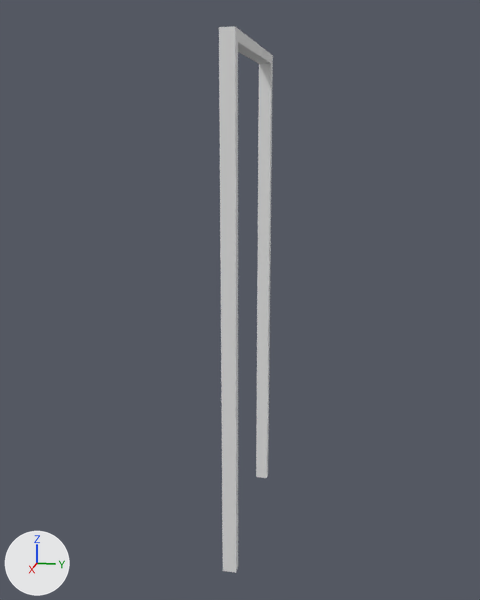
One commit to the FBX model Assets/Model/Doorsmall.fbx: the scene before it, then after it.
Camera for both pictures: a camera (50 mm lens) standing at (-16.3, 1.85, 1.66) and looking at (-18.93, 1.32, 1.0). Every picture has the same lights, and +X, +Y and +Z are marked at lower left. Where no turn or scale is listed for an object, it has been applied to the vertices.

In view in the first picture: 'Doorframe'.
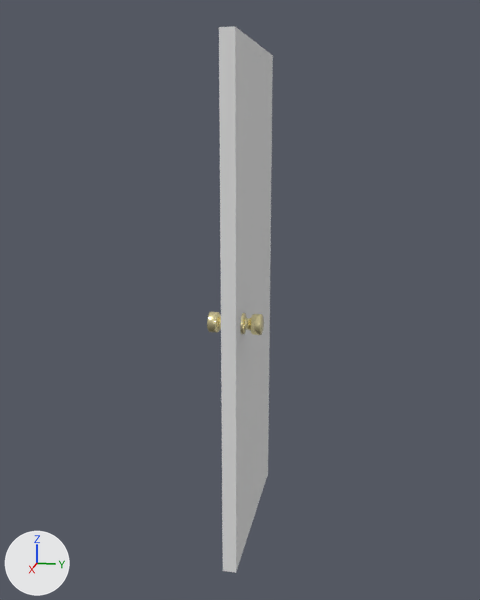
Commit message: DoorTest Round 3

Pixel boxes [x1, y1, x2, y2] of what changed, in the pictures (480 x 600 px):
'Door', added: after [238, 42, 271, 565]
'Handle', added (beige): after [207, 312, 264, 335]

The change, as a diff of the scene's bpy script:
```diff
--- a/Assets/Model/Doorsmall.fbx.py
+++ b/Assets/Model/Doorsmall.fbx.py
@@ mat_handle @@
+mat_handle = principled_material('Handle')
+mat_handle.base_color = (1.0, 0.894, 0.5)  # beige #fff3bc
+mat_handle.metallic = 1.0
+mat_handle.roughness = 0.265
@@ mat_door @@
+mat_door = principled_material('Door')
+mat_door.base_color = (0.8, 0.8, 0.8)  # white #e7e7e7
+mat_door.roughness = 0.6
@@ me_cube_060 @@
+me_cube_060.from_pydata(...)  # 774 vertices, 495 faces; spans x -0.04..0.04, y -0.102..0.102, z -0.04..0.04
+me_cube_060.materials.append(mat_handle)  # beige #fff3bc
@@ me_cube_012 @@
+me_cube_012.from_pydata(...)  # a box spanning x 0.0..0.72, y -0.03..0.03, z -0.98..0.98
+me_cube_012.materials.append(mat_door)  # its picture is missing
@@ ob_handle @@
+ob_handle = bpy.data.objects.new('Handle', me_cube_060)
+ob_handle.location = (-18.658, 1.358, 0.979)
@@ ob_door @@
+ob_door = bpy.data.objects.new('Door', me_cube_012)
+ob_door.location = (-19.297, 1.357, 0.984)
```
